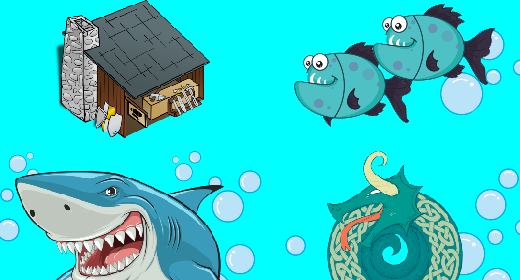
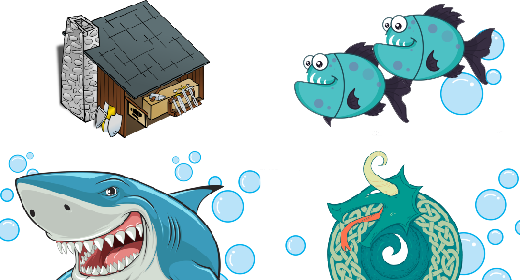
The second 520 × 280 image is a revision of the first. Changes to its layers:
painted on "Layer 6 copy" over bbox(512, 59, 520, 76)
painted on "Layer 1" over bbox(258, 174, 262, 189)
hid "Background" over bbox(0, 0, 520, 280)
